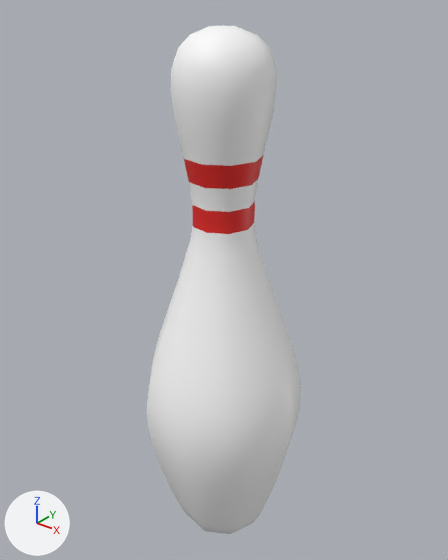
Two versions of the FBX model models/bowlingpin/Pin.fbx, one commit apart.
Before and after are seen from a camera (50 mm lens) standing at (2.4, -2.99, 4.01) and looking at (-0.06, 0.09, 2.1). The lights are fixed; the arrows at lower left show +X, +Y and +Z. The older version comes first. Where no turn or scale is listed for an object, it has been applied to the vertices.

Names of what the first picture shows: 'BezierCurve.001'.
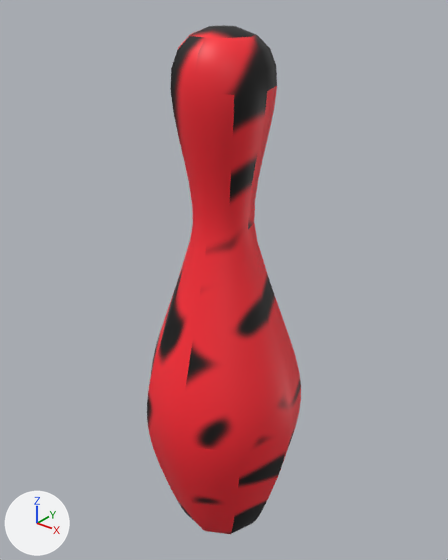
Pixel boxes (x1, y1, x2, y2) of what changed, in the pictures (448 x 560 px):
```json
{"object": "BezierCurve.001", "change": "recoloured, surface changed", "before": [147, 25, 301, 534], "after": [147, 25, 301, 534], "on screen": "white to red"}
{"part": 1, "of": "me_mesh", "change": "recoloured", "before": [184, 155, 264, 234], "after": [184, 155, 264, 234]}
{"part": 2, "of": "me_mesh", "change": "recoloured", "before": [147, 25, 301, 534], "after": [147, 25, 301, 534], "on screen": "white to red"}
```

Scene script edits in JSON lines:
```json
{"op": "add", "block": "img_pin_png", "code": ["img_pin_png = load_image('pin.png', 'pin.png', 1024, 1024, 'sRGB')"]}
{"op": "add", "block": "mat_material_001", "code": ["mat_material_001 = principled_material('Material.001')", "mat_material_001.texture = img_pin_png"]}
{"block": "me_mesh", "where": "me_mesh.from_pydata(...)  # 324 vertices, 316 faces; spans x -0.56..0.59, y -0.58..0.58, z -1.58..2.23"}
{"block": "me_mesh", "where": "# used by ob_beziercurve_001; location = (0.0, 0.0, 1.532)"}
{"block": "me_mesh", "change": "me_mesh part 1: all 18 faces that had it switch from mat_strip (red #e72520) to mat_material_001 (picture img_pin_png)"}
{"block": "me_mesh", "change": "me_mesh part 2: all 298 faces that had it switch from mat_body (white #ffffff) to mat_material_001 (picture img_pin_png)"}
{"block": "me_mesh", "change": "me_mesh part 3: texture (UV) coordinates changed"}
```
